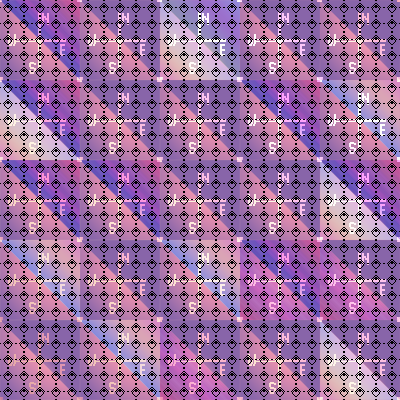
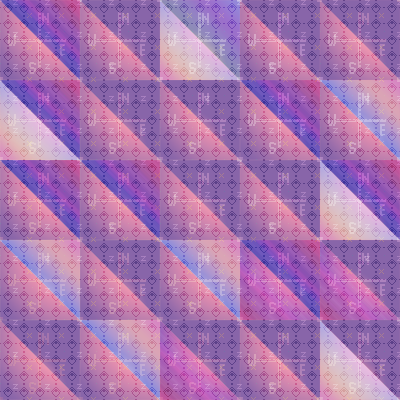
Before/after of a 400 x 400 layered artwork. What changed in the layer stack:
renamed "图层 4" to "图层 5", blend normal → overlay, moved it above "S", painted on it over [0, 0, 400, 400]
"S": opacity 100% → 31% over [0, 0, 400, 400]
